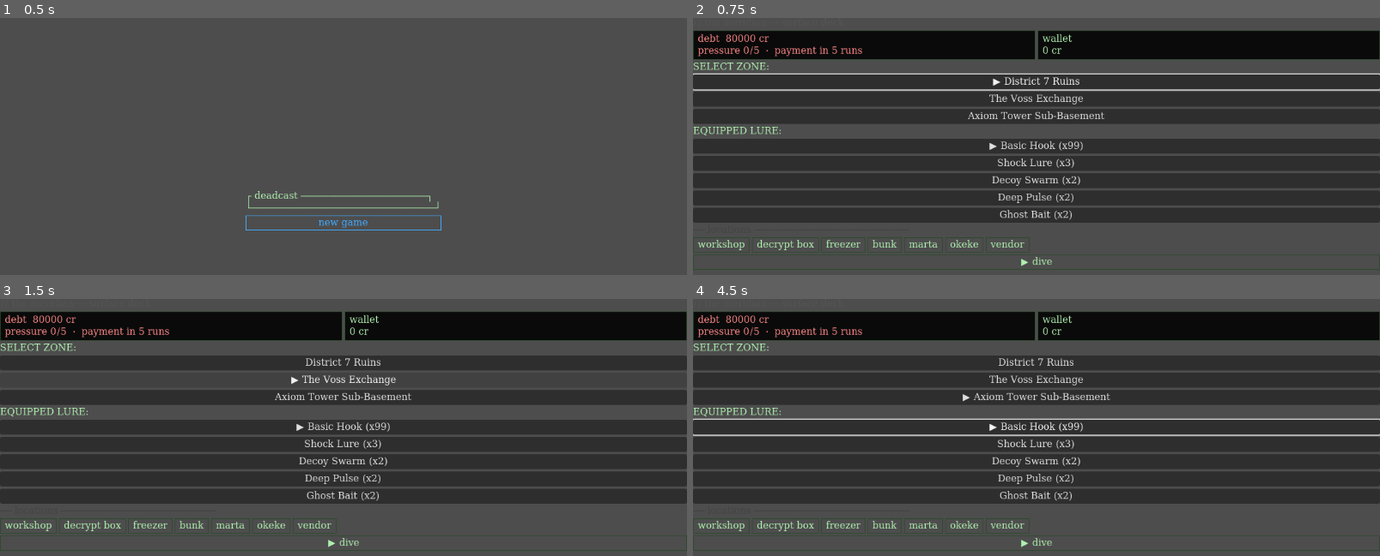
Above: before the commit, frames 1-4 (two rows, left to right).
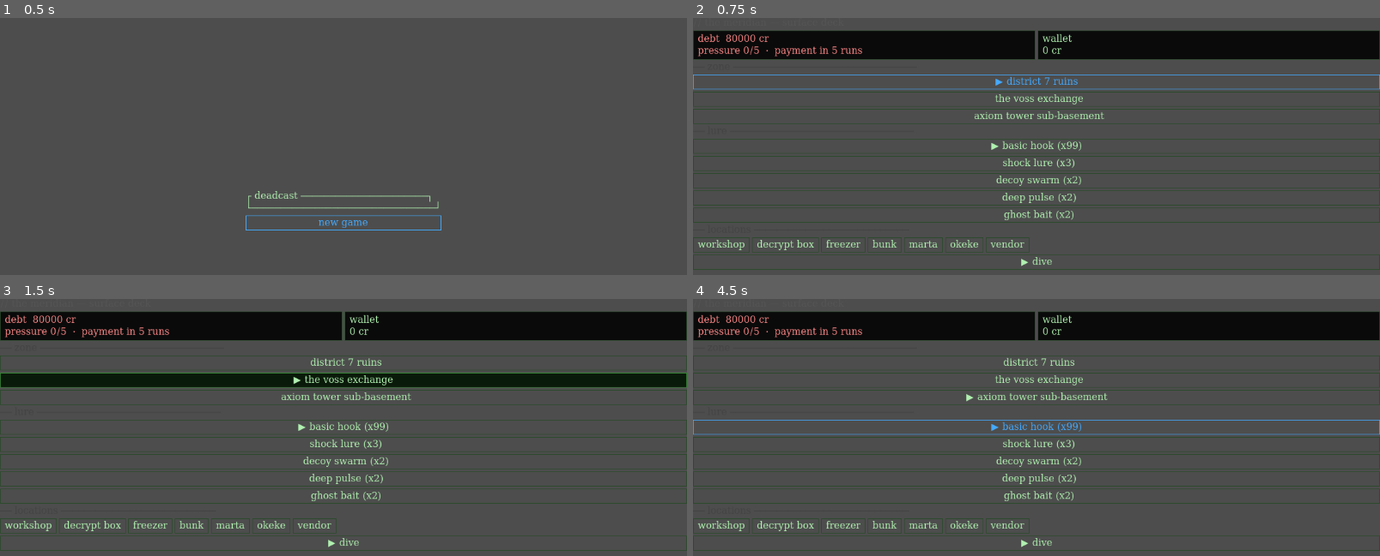
Above: after the commit, the same moments.

Repository: Teeohbee/deadcast
Game: Godot game, scene res://scenes/title_screen/TitleScreen.tscn
Same seed, same stepped clock (60 frames per second), same inputs: the game is played once before the commit and once after it.
Inputs (mouse positions are in pixels of both pictures, inside the frame that each line leads up to):
- Up to frame 1 (0.5 s): no input
- Up to frame 2 (0.75 s): click "new game" at 0.5 s
- Up to frame 3 (1.5 s): click "The Voss Exchange" (after the commit: "the voss exchange") at 1.25 s
- Up to frame 4 (4.5 s): click "District 7 Ruins" (after the commit: "district 7 ruins") at 2 s; click "Axiom Tower Sub-Basement" (after the commit: "axiom tower sub-basement") at 2.75 s; click "▶ Axiom Tower Sub-Basement" (after the commit: "▶ axiom tower sub-basement") at 3.5 s; click (1036, 427) at 4.25 s, where only the run before the commit has a clickable "▶ Basic Hook (x99)"

Frame 1 is identical in both runs. In frame 2, 46% of the frame differs, in the area x 0-100%, y 17-80%; in frame 3, 45%; in frame 4, 46%.

Commit message:
fix: black background, ZoneSelector and LureEquip terminal polish

Diff:
--- a/project.godot
+++ b/project.godot
@@ -56,5 +56,6 @@
 
 [rendering]
 
+environment/default_clear_color=Color(0.039216, 0.039216, 0.039216, 1)
 renderer/rendering_method="gl_compatibility"
 renderer/rendering_method.mobile="gl_compatibility"
--- a/scenes/barge_hub/LureEquip.gd
+++ b/scenes/barge_hub/LureEquip.gd
@@ -4,6 +4,8 @@
 const LURE_IDS: Array[String] = ["basic_hook", "shock_lure", "decoy_swarm", "deep_pulse", "ghost_bait"]
 
 func _ready() -> void:
+	self.theme = UIStyle.get_theme()
+	UIStyle.apply_label($LureLabel, UIStyle.COL_SEP)
 	_rebuild()
 
 func _rebuild() -> void:
@@ -20,8 +22,9 @@
 		var qty = GameState.lure_inventory.get(lure_id, 0)
 		var btn = Button.new()
 		btn.focus_mode = Control.FOCUS_ALL
+		UIStyle.apply_button(btn)
 		var is_equipped = GameState.current_lure != null and GameState.get_lure_id(GameState.current_lure) == lure_id
-		btn.text = "%s%s (x%d)" % ["▶ " if is_equipped else "", lure.lure_name, qty]
+		btn.text = "%s%s (x%d)" % ["▶ " if is_equipped else "  ", lure.lure_name.to_lower(), qty]
 		btn.disabled = qty == 0
 		btn.pressed.connect(func() -> void: _on_lure_selected(lure))
 		add_child(btn)
--- a/scenes/barge_hub/LureEquip.tscn
+++ b/scenes/barge_hub/LureEquip.tscn
@@ -6,4 +6,4 @@
 script = ExtResource("1_leq")
 
 [node name="LureLabel" type="Label" parent="."]
-text = "EQUIPPED LURE:"
+text = "── lure ────────────────────────────────"
--- a/scenes/barge_hub/ZoneSelector.gd
+++ b/scenes/barge_hub/ZoneSelector.gd
@@ -6,11 +6,13 @@
 @onready var axiom_btn: Button = $AxiomButton
 
 func _ready() -> void:
-	district7_btn.focus_mode = Control.FOCUS_ALL
-	exchange_btn.focus_mode = Control.FOCUS_ALL
-	axiom_btn.focus_mode = Control.FOCUS_ALL
+	self.theme = UIStyle.get_theme()
+	UIStyle.apply_label($ZoneLabel, UIStyle.COL_SEP)
 
-	# D-pad up/down navigation within zone selector
+	for btn in [district7_btn, exchange_btn, axiom_btn]:
+		btn.focus_mode = Control.FOCUS_ALL
+		UIStyle.apply_button(btn)
+
 	district7_btn.focus_neighbor_bottom = district7_btn.get_path_to(exchange_btn)
 	exchange_btn.focus_neighbor_top = exchange_btn.get_path_to(district7_btn)
 	exchange_btn.focus_neighbor_bottom = exchange_btn.get_path_to(axiom_btn)
@@ -24,6 +26,6 @@
 	_on_zone_changed(GameState.selected_zone)
 
 func _on_zone_changed(zone_id: String) -> void:
-	district7_btn.text = ("▶ " if zone_id == "district7" else "") + "District 7 Ruins"
-	exchange_btn.text = ("▶ " if zone_id == "exchange" else "") + "The Voss Exchange"
-	axiom_btn.text = ("▶ " if zone_id == "axiom" else "") + "Axiom Tower Sub-Basement"
+	district7_btn.text = ("▶ " if zone_id == "district7" else "  ") + "district 7 ruins"
+	exchange_btn.text = ("▶ " if zone_id == "exchange" else "  ") + "the voss exchange"
+	axiom_btn.text = ("▶ " if zone_id == "axiom" else "  ") + "axiom tower sub-basement"
--- a/scenes/barge_hub/ZoneSelector.tscn
+++ b/scenes/barge_hub/ZoneSelector.tscn
@@ -6,7 +6,7 @@
 script = ExtResource("1_zsel")
 
 [node name="ZoneLabel" type="Label" parent="."]
-text = "SELECT ZONE:"
+text = "── zone ────────────────────────────────"
 
 [node name="District7Button" type="Button" parent="."]
 text = "District 7 Ruins"
